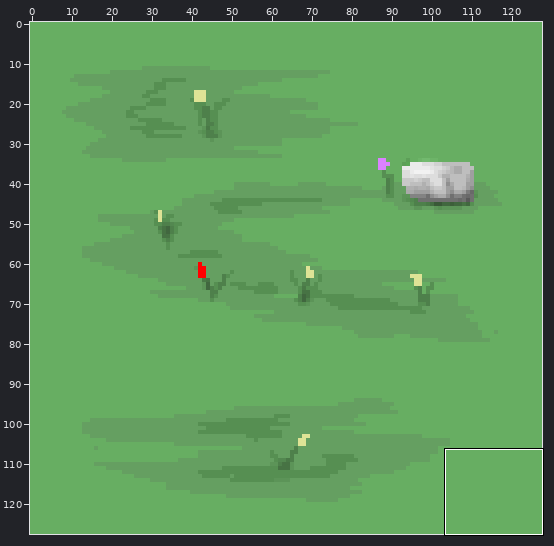
Sprite sheet: GameJam1/Assets/Textures/grass2.png. The picture above shows the old version from afar; the outline marks the close-up.
Close-up. Before:
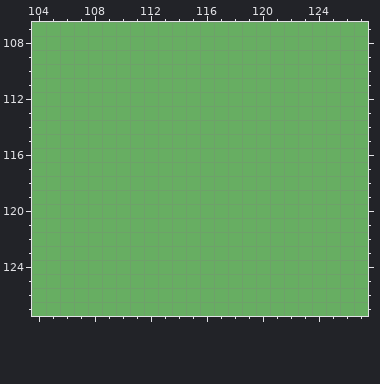
The file is 128x128 pixels. Colours within 5 levels of each other are drawn and written as one. Shown: x 104..127, y 107..127. The commit also changed other parts of the picture, which this record leaves out.
The same view after the edit:
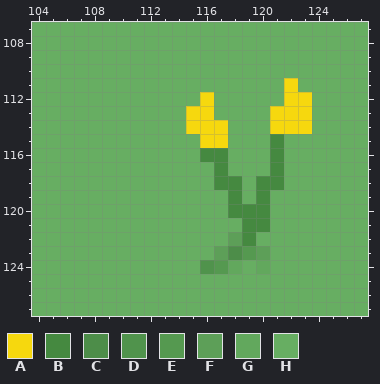
Palette (. is transparent): A #f6d80e  B #458940  C #4d8d49  D #50934c  E #559950  F #5d9f58  G #62a85d  H #67ae62
Edits made:
Changed rows in their new state; - is an unchanged pixel.
first column x 115:
111 -------A-
112 -A-----AA
113 AA----AAA
114 AAA---AAA
115 -AA---B--
116 -BB---B--
117 --B---B--
118 --BB-BB--
119 ---B-B---
120 ---BBB---
121 ----BB---
122 ---FB----
123 --FCEF---
124 -DEG-G---
